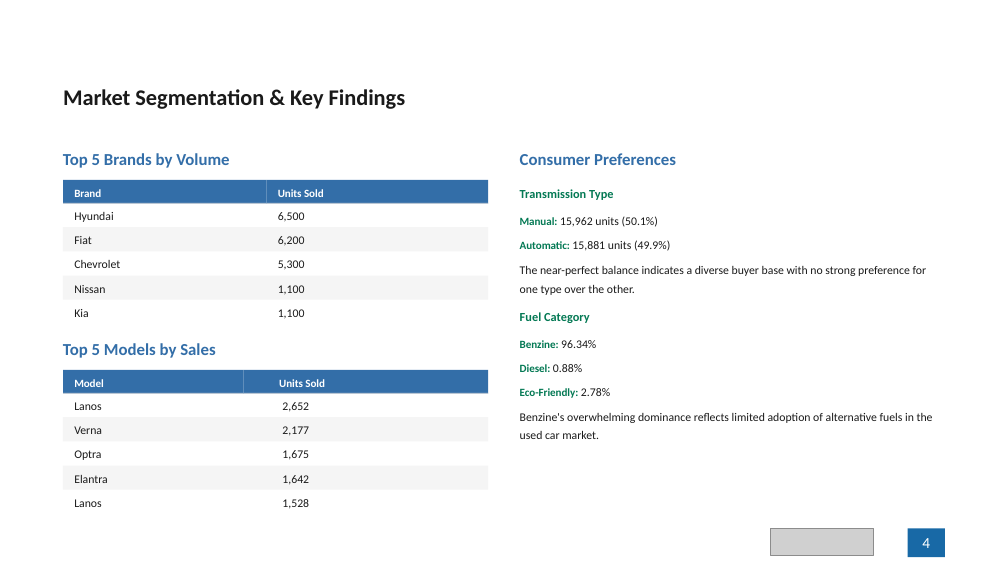
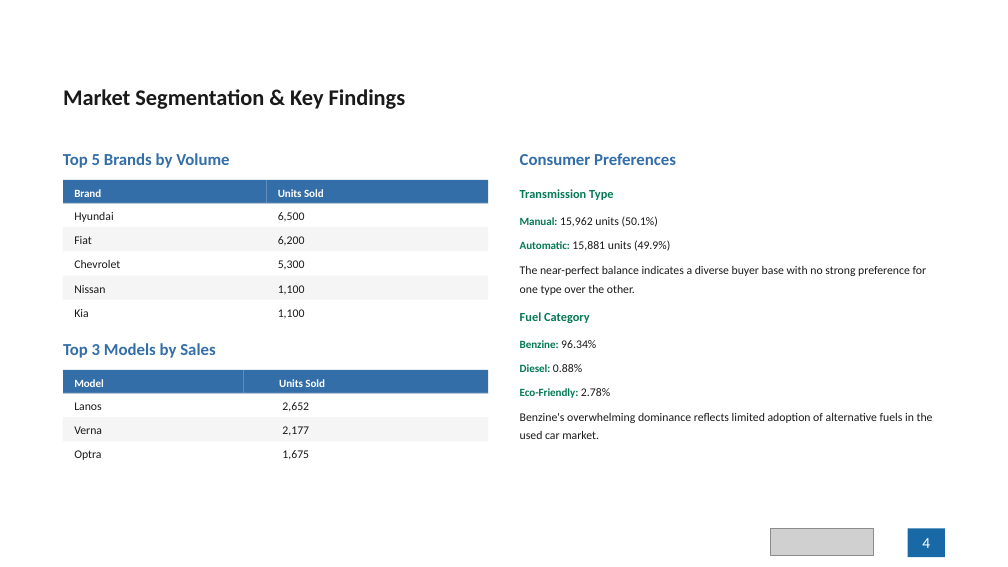
Before and after one commit to michaelsamoel31/Car-Market-Analysis, a slide deck: slide 4 of Analysis_of_the_Used_Car_Market_in_Egypt.pptx. Drawn at 1008x567 pixels with LibreOffice and Linux fonts; fonts in the diff are those of the drawing; grey boxes stand for pictures; background and template pictures are left out. Boxes give left, top, right and bottom in pixels: in the first picture for what was removed or moved away, otherwise in the second. Text is boxed around its words. In the diff, an @@ line names an element or a change of style, - is before the commit and + after.

```diff
--- a/Analysis_of_the_Used_Car_Market_in_Egypt.pptx
+++ b/Analysis_of_the_Used_Car_Market_in_Egypt.pptx
@@ text at (63, 343, 215, 358): text changed @@
-Top 5 Models by Sales
+Top 3 Models by Sales
@@ rectangle removed at (62, 466, 488, 490) @@
@@ text removed at (74, 475, 108, 483) @@
-Elantra
@@ text removed at (282, 475, 309, 485) @@
-1,642
@@ text removed at (74, 499, 101, 507) @@
-Lanos
@@ text removed at (282, 499, 309, 509) @@
-1,528
```
